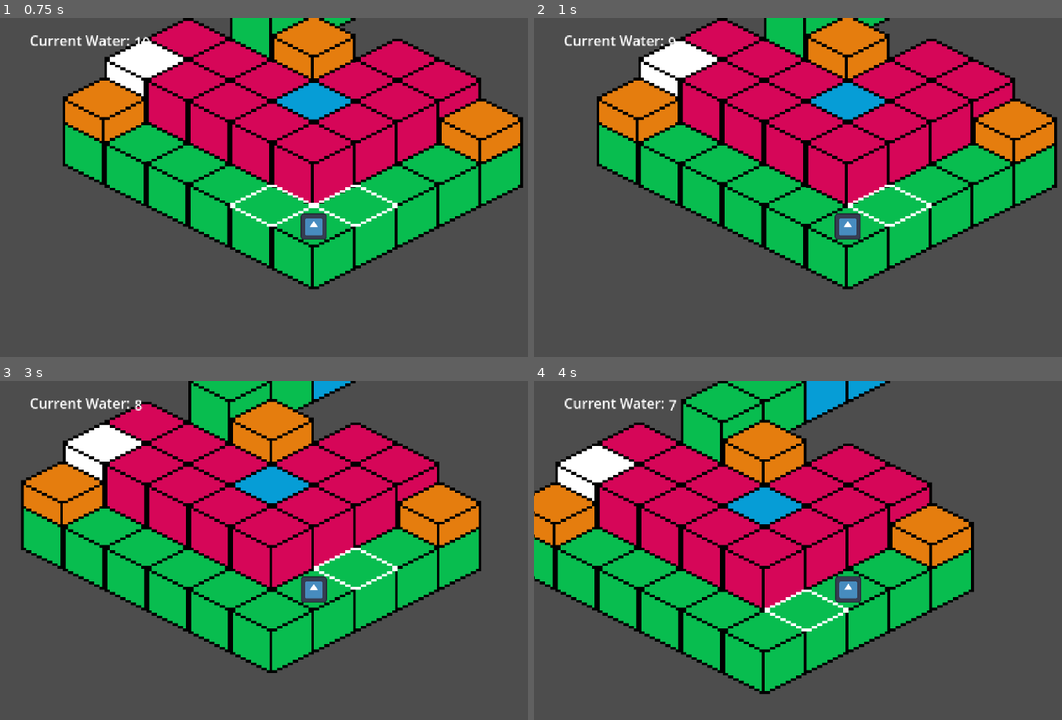
Above: before the commit, frames 1-4 (two rows, left to right).
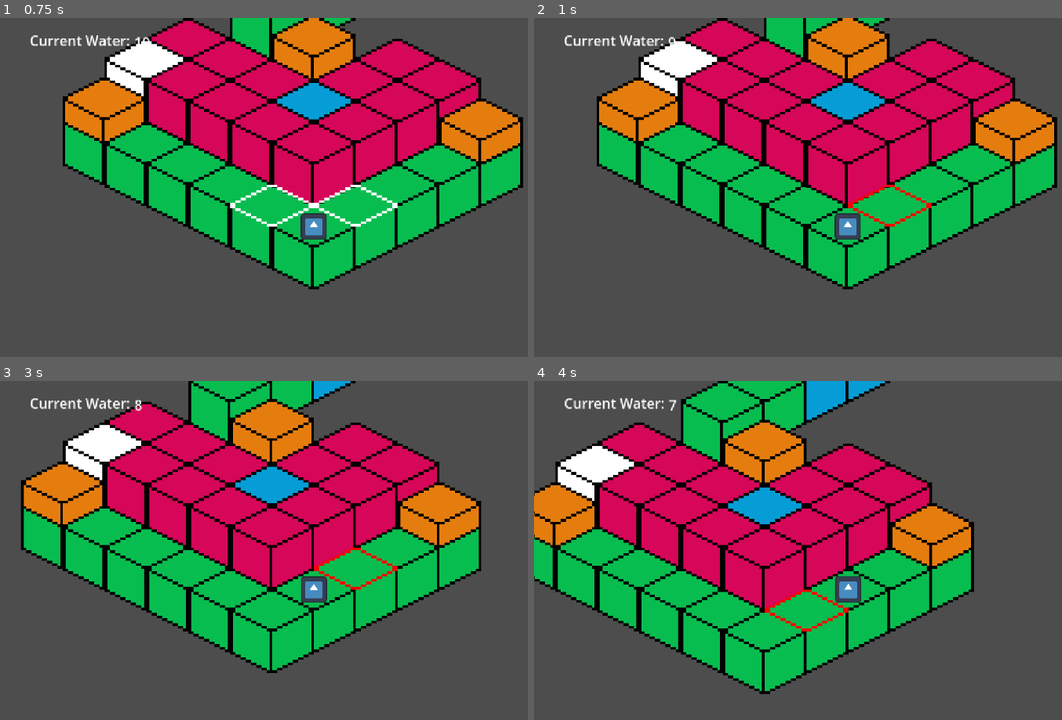
Above: after the commit, the same moments.

Repository: martinsi26/GameJam2024
Game: Godot game, scene res://Main.tscn
Same seed, same stepped clock (60 frames per second), same inputs: the game is played once before the commit and once after it. The engine's default icon, where the game draws it, is replaced by a stand-in: a white triangle on a blue panel in a dark square. Sound files missing from this copy of the repository are replaced by a short silence.
Inputs:
- Up to frame 1 (0.75 s): tap Enter at 0.5 s; hold D (move_right) from 0.53 s (still down)
- Up to frame 2 (1 s): keep holding D (move_right)
- Up to frame 3 (3 s): release D (move_right) at 1.28 s; hold S (move_down) 1.28-2.03 s; hold D (move_right) 2.03-2.78 s; tap Space at 2.75 s; hold W (move_up) from 2.78 s (still down)
- Up to frame 4 (4 s): release W (move_up) at 3.53 s; hold A (move_left) from 3.53 s (still down)

Frame 1 is identical in both runs. In frame 2, 0.3% of the frame differs, in the area x 59-76%, y 49-62%; in frame 3, 0.3%; in frame 4, 0.3%, in the area x 43-60%, y 61-74%.

Commit message:
FINAL PT1 - working commit

Diff:
--- a/gamejam2024/Maps/map.gd
+++ b/gamejam2024/Maps/map.gd
@@ -78,9 +78,9 @@
 
 	var layer = $Layers.get_child(t.pos.z).get_node("OutlineLayer")
 
-	var source_id = 1
+	var source_id = 3
 
 	if t.data.terrain_set == 0:
-		source_id = 2
+		source_id = 4
 
 	layer.set_cell(Vector2(t.pos.x, t.pos.y), source_id, Vector2i(0, 0))
